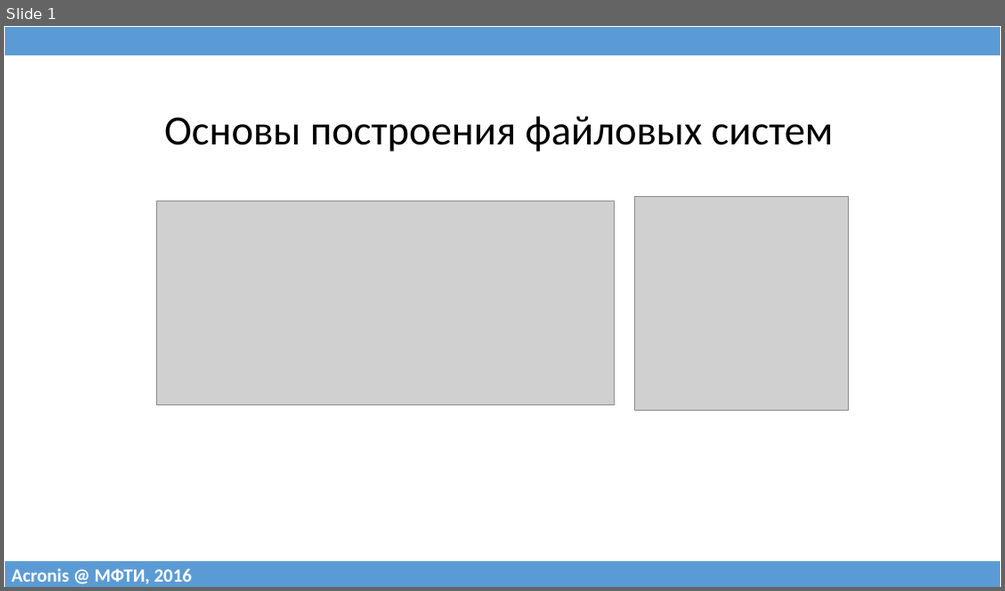
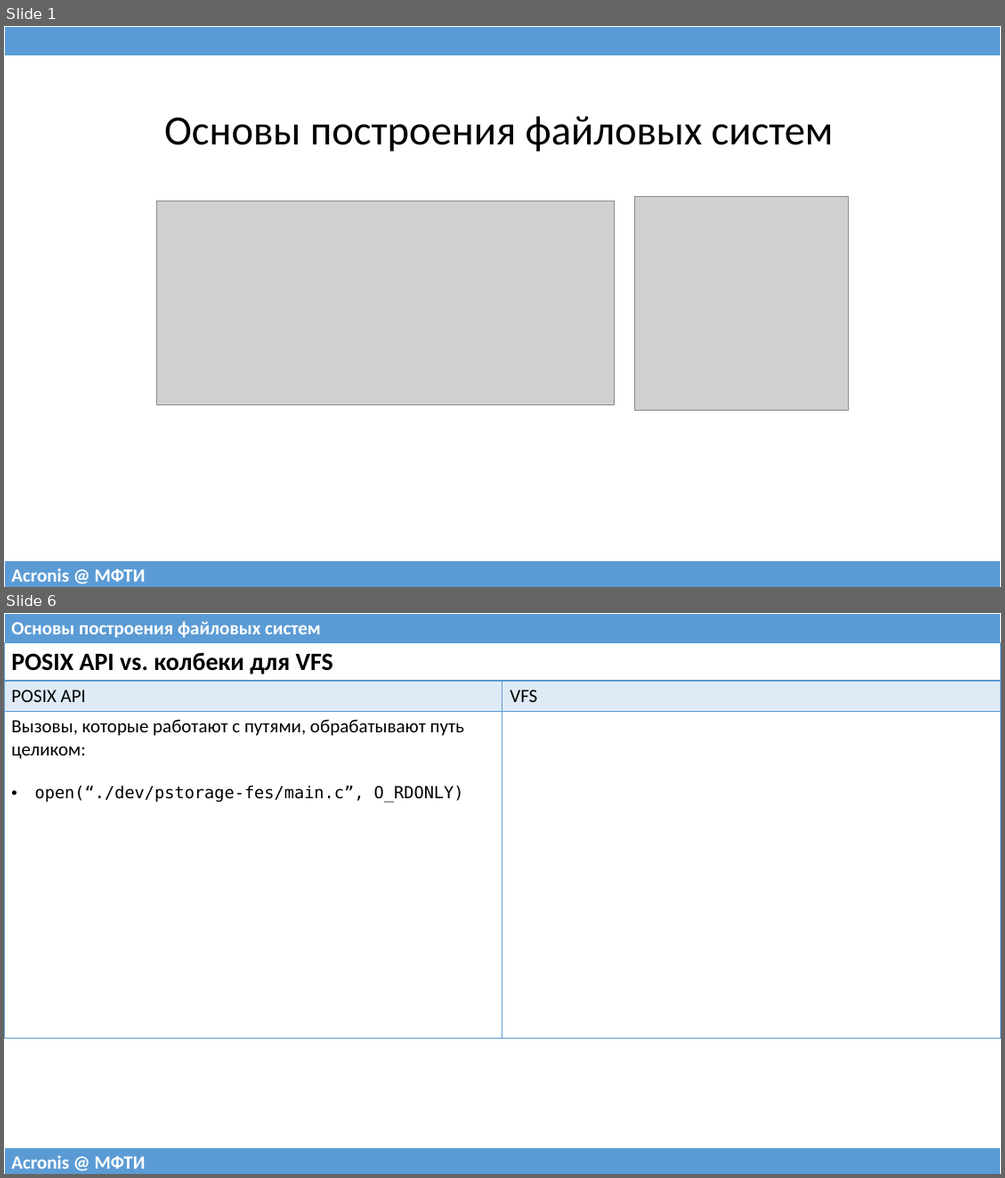
Before and after one commit to 75cc8545e7b021ed280ed0ef99fc7fc4/filesystems-101, a slide deck: talks/src/class11.pptx. Shown one above the other, each under a label of ours: slide 1 before the commit, slides 1 and 6 after it; the slides between them are not shown. The pictures are 1005x591 and 1005x1178 pixels, drawn with LibreOffice and Linux fonts; fonts in the diff are those of the drawing; grey boxes stand for pictures. Boxes give left, top, right and bottom in pixels: in the first picture for what was removed or moved away, otherwise in the second. Text is boxed around its words. In the diff, an @@ line names an element or a change of style, - is before the commit and + after.

```diff
--- a/talks/src/class11.pptx
+++ b/talks/src/class11.pptx
@@ slide 6 added at <box>4,613,1001,1174</box>, background #FFFFFF @@
@@ table added at <box>4,613,1001,643</box>, 1 rows, 1 columns @@
+Основы построения файловых систем
@@ table added at <box>4,643,1001,1032</box>, 3 rows, 2 columns @@
+POSIX API vs. колбеки для VFS | 
+POSIX API | VFS
+Вызовы, которые работают с путями, обрабатывают путь целиком: / open(“./dev/pstorage-fes/main.c”, O_RDONLY) | 
@@ table added at <box>4,1147,1001,1174</box>, 1 rows, 1 columns @@
+Acronis @ МФТИ
@@ slide 1 changed as well @@
@@ table at <box>4,560,1001,587</box> @@
-row 1, column 1: Acronis @ МФТИ, 2016
+row 1, column 1: Acronis @ МФТИ
```
Also in this commit, not shown: 2 other slides changed, 52 other slides added, 16 slides removed, 1 other file.
